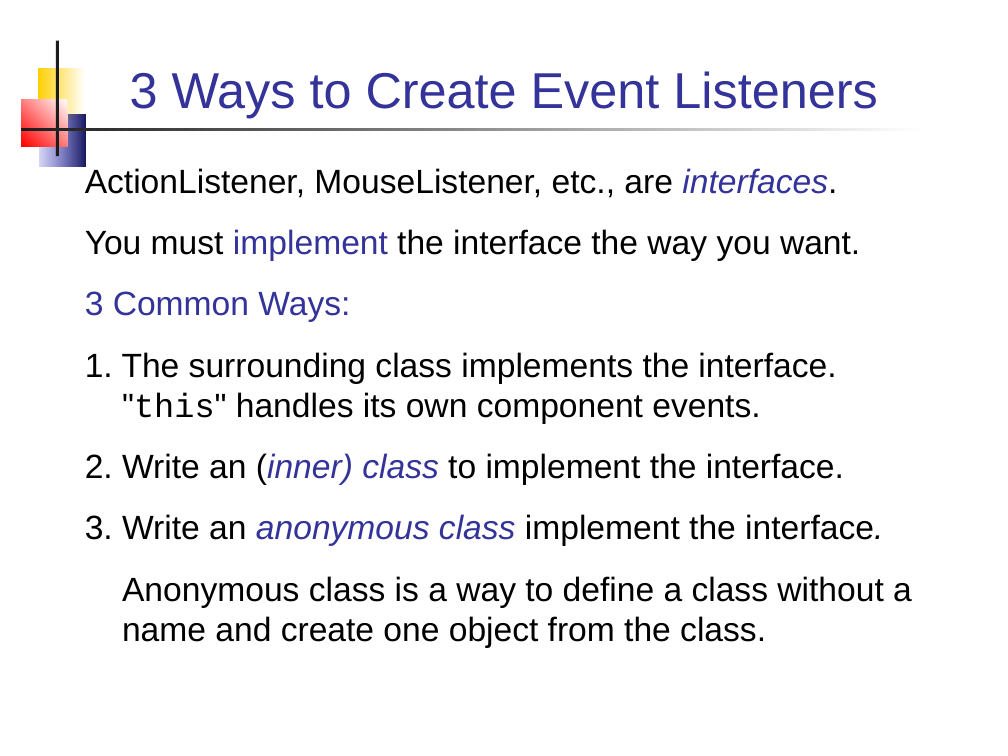
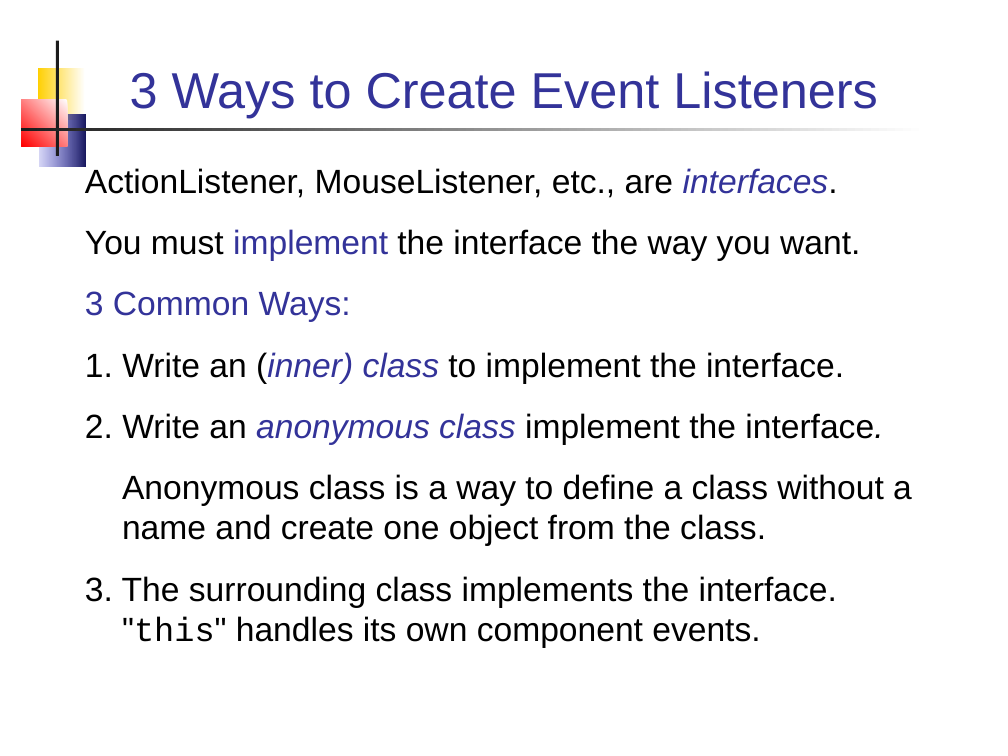
Before and after one commit to skeoop/skeoop.github.io, a slide deck: slide 10 of week6/Graphics-3-Event Handling.ppt (slide 11 before the commit). Drawn at 1008x756 pixels with LibreOffice and Linux fonts; fonts in the diff are those of the drawing. Boxes give left, top, right and bottom in pixels: in the first picture for what was removed or moved away, otherwise in the second. Text is boxed around its words. In the diff, an @@ line names an element or a change of style, - is before the commit and + after.

```diff
--- a/week6/Graphics-3-Event Handling.ppt
+++ b/week6/Graphics-3-Event Handling.ppt
@@ text at bbox=[85, 352, 883, 445]: text changed @@
-1. The surrounding class implements the interface.
-"this" handles its own component events.
-2. Write an (inner) class to implement the interface.
-3. Write an anonymous class implement the interface.
+1. Write an (inner) class to implement the interface.
+2. Write an anonymous class implement the interface.
@@ text at bbox=[85, 576, 837, 648]: paragraph added @@
+3. The surrounding class implements the interface.
+"this" handles its own component events.
```
Also in this commit, not shown: 9 other slides changed, 1 slide added, 10 slides removed, 10 other files.
